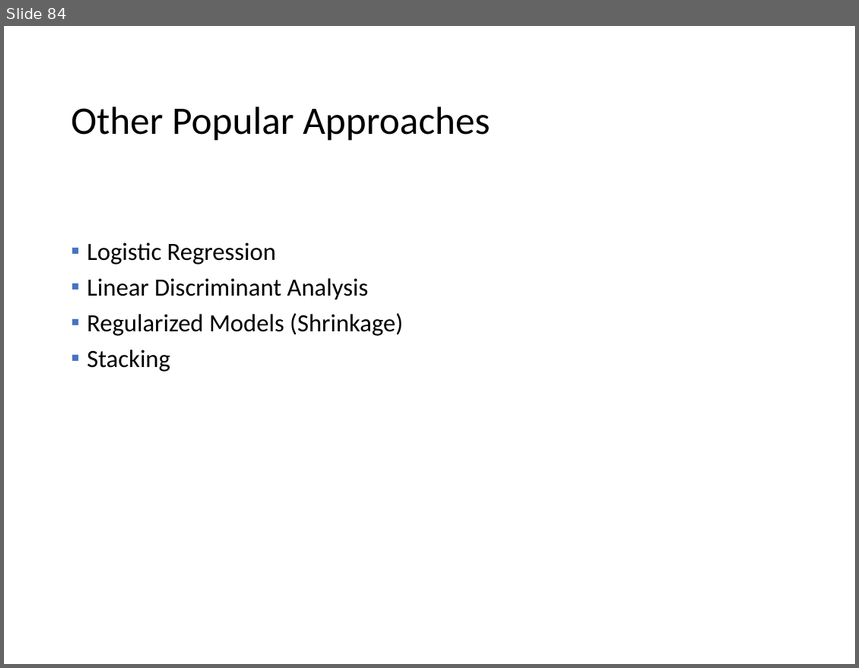
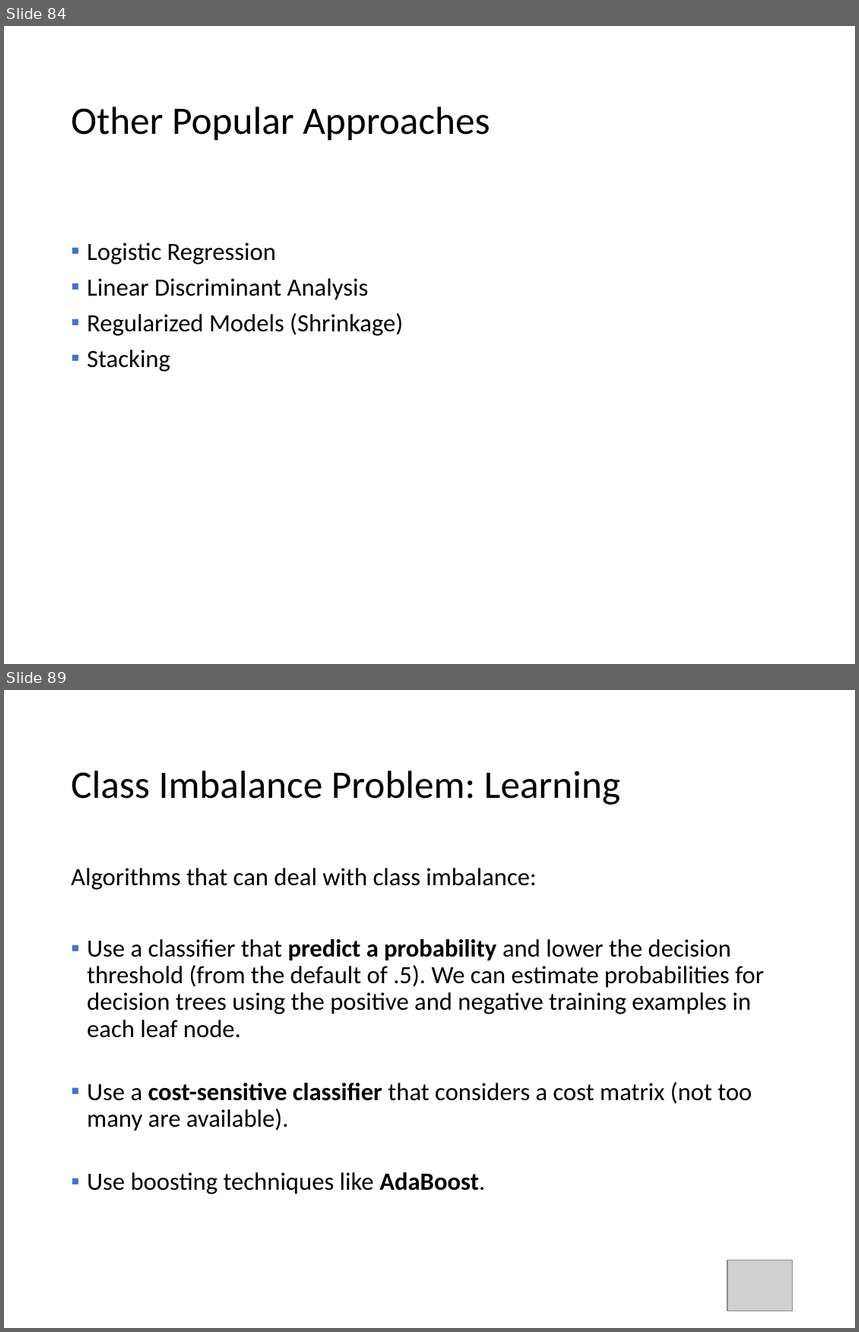
Before and after one commit to mhahsler/Introduction_to_Data_Mining_R_Examples, a slide deck: slides/chap4_alternative_classification.pptx. Shown one above the other, each under a label of ours: slide 84 before the commit, slides 84 and 89 after it; the slides between them are not shown. The pictures are 859x668 and 859x1332 pixels, drawn with LibreOffice and Linux fonts; fonts in the diff are those of the drawing; grey boxes stand for pictures. Boxes give left, top, right and bottom in pixels: in the first picture for what was removed or moved away, otherwise in the second. Text is boxed around its words. In the diff, an @@ line names an element or a change of style, - is before the commit and + after.

```diff
--- a/slides/chap4_alternative_classification.pptx
+++ b/slides/chap4_alternative_classification.pptx
@@ slide 89 added at box(4, 690, 855, 1328), background #FFFFFF @@
@@ title added at box(71, 771, 620, 805), 33 pt, text #000000 @@
+Class Imbalance Problem: Learning
@@ text added at box(71, 868, 764, 1195), 21 pt, text #000000 @@
+Algorithms that can deal with class imbalance:
+▪ Use a classifier that predict a probability and lower the decision threshold (from the default of .5). We can estimate probabilities for decision trees using the positive and negative training examples in each leaf node.
+▪ Use a cost-sensitive classifier that considers a cost matrix (not too many are available).
+▪ Use boosting techniques like AdaBoost.
@@ picture added at box(728, 1260, 793, 1310) @@
```
Also in this commit, not shown: 1 slide changed, 5 other slides added, 2 other files.
